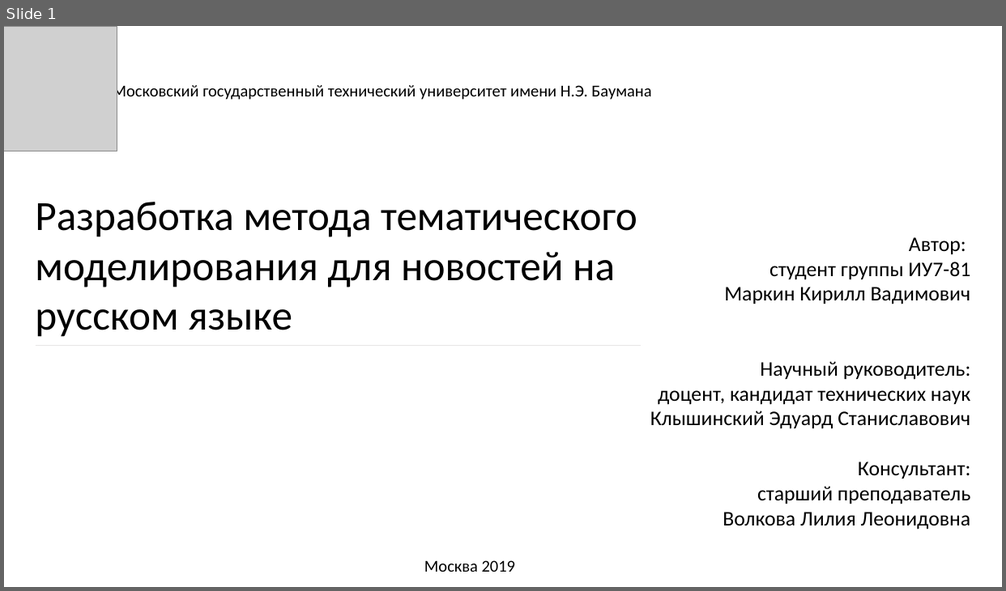
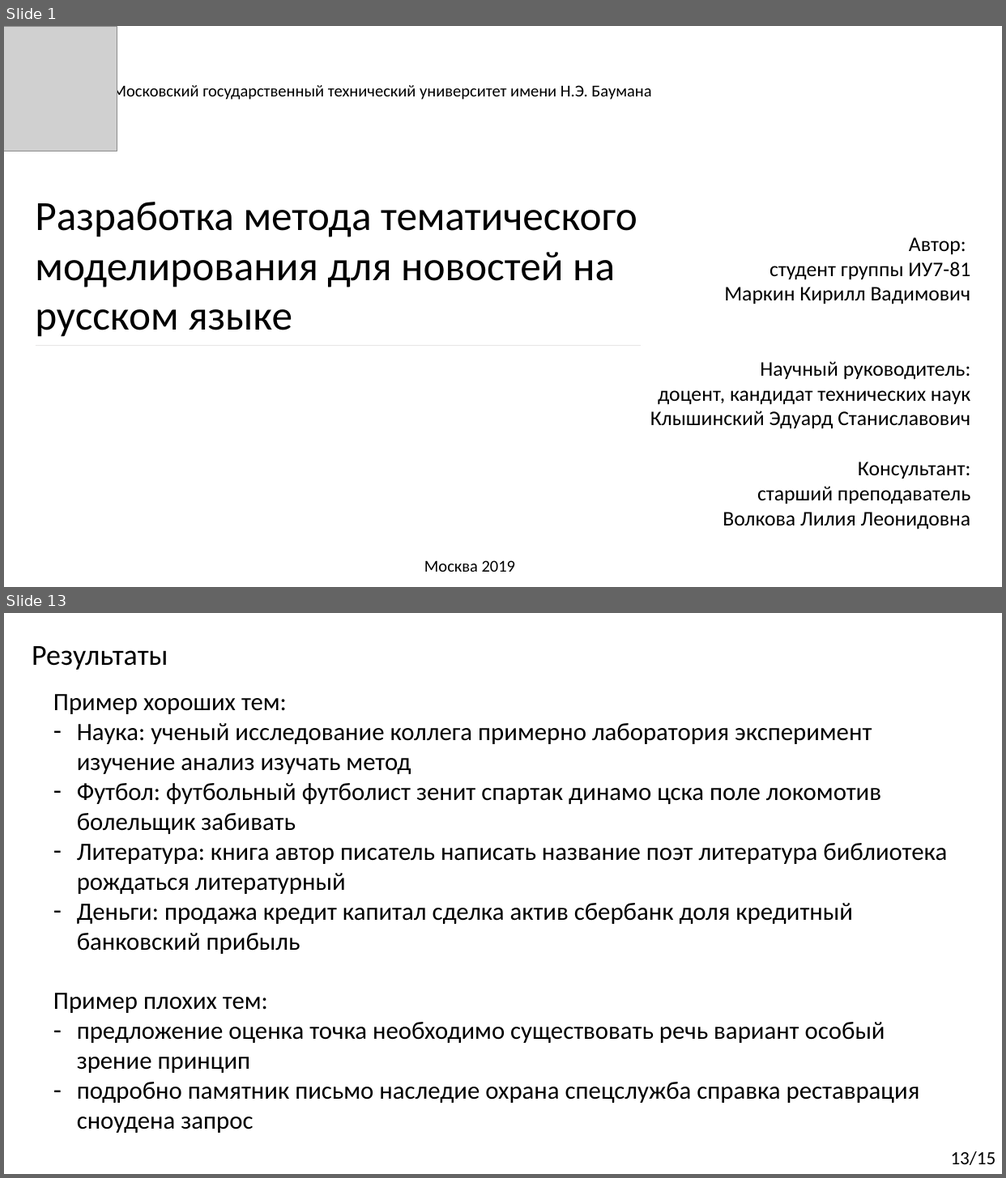
Before and after one commit to Kirmark/bachelor-qualification-work, a slide deck: presentation/presentation.pptx. Shown one above the other, each under a label of ours: slide 1 before the commit, slides 1 and 13 after it; the slides between them are not shown. The pictures are 1006x591 and 1006x1178 pixels, drawn with LibreOffice and Linux fonts; fonts in the diff are those of the drawing; grey boxes stand for pictures. Boxes give left, top, right and bottom in pixels: in the first picture for what was removed or moved away, otherwise in the second. Text is boxed around its words. In the diff, an @@ line names an element or a change of style, - is before the commit and + after.

```diff
--- a/presentation/presentation.pptx
+++ b/presentation/presentation.pptx
@@ slide 13 added at bbox=[4, 613, 1002, 1174], background #FFFFFF @@
@@ text added at bbox=[32, 646, 168, 670], 28 pt, text #000000 @@
+Результаты
@@ text added at bbox=[53, 694, 947, 1133], 24 pt, text #000000 @@
+Пример хороших тем:
+– Наука: ученый исследование коллега примерно лаборатория эксперимент изучение анализ изучать метод
+– Футбол: футбольный футболист зенит спартак динамо цска поле локомотив болельщик забивать
+– Литература: книга автор писатель написать название поэт литература библиотека рождаться литературный
+– Деньги: продажа кредит капитал сделка актив сбербанк доля кредитный банковский прибыль
+Пример плохих тем:
+– предложение оценка точка необходимо существовать речь вариант особый зрение принцип
+– подробно памятник письмо наследие охрана спецслужба справка реставрация сноудена запрос
@@ text added at bbox=[951, 1152, 996, 1165], 18 pt, text #000000 @@
+13/15
```
Also in this commit, not shown: 10 slides changed, 3 other slides added, 2 slides removed, 11 other files.
